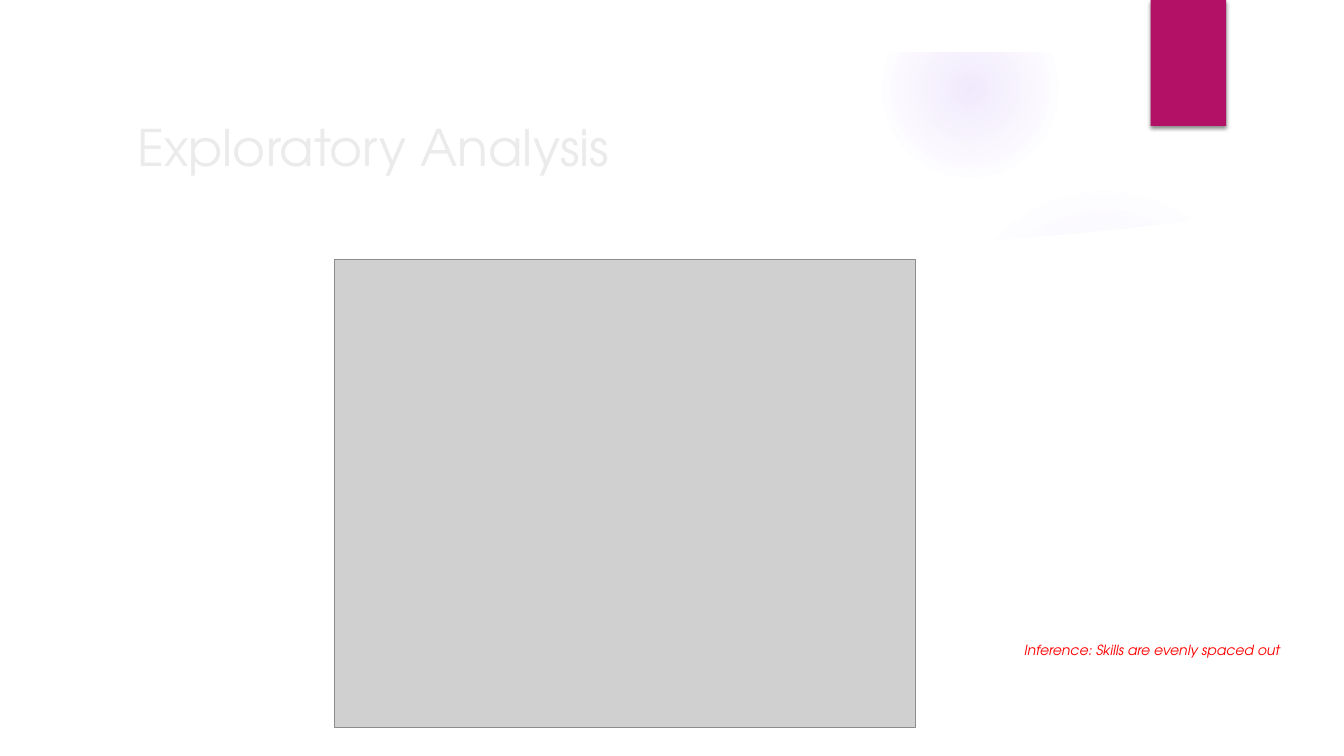
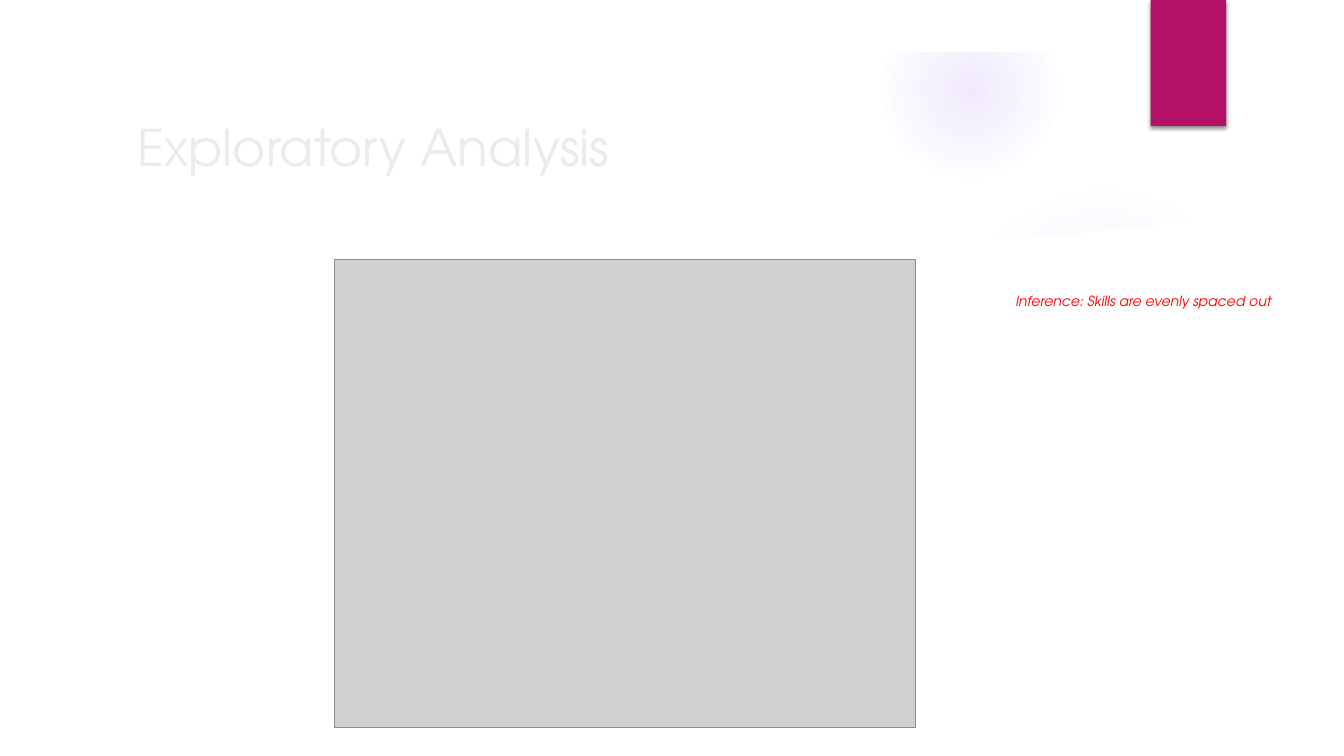
Before and after one commit to sharax/ECE_143_Group_11, a slide deck: slide 7 of ECE_143.pptx (slide 8 before the commit). Drawn at 1344x756 pixels with LibreOffice and Linux fonts; fonts in the diff are those of the drawing; grey boxes stand for pictures; background and template pictures are left out. Boxes give left, top, right and bottom in pixels: in the first picture for what was removed or moved away, otherwise in the second. Text is boxed around its words. In the diff, an @@ line names an element or a change of style, - is before the commit and + after.

```diff
--- a/ECE_143.pptx
+++ b/ECE_143.pptx
@@ text "Inference: Skills are evenly spaced ...": place and size @@
-text "Inference: Skills are evenly spaced ..." at (1024, 644, 1280, 658)
+text "Inference: Skills are evenly spaced ..." at (1016, 295, 1271, 309)
```
Also in this commit, not shown: 12 other slides changed, 5 slides added, 4 slides removed.
